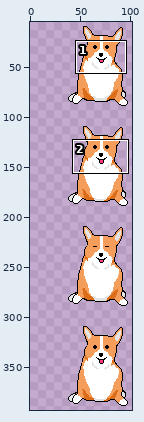
Two states of a sprite sheet, sprites/corgi_sit.png. Above, an overview of the earlier version with the close-up marked.
Close-up. First the earlier version:
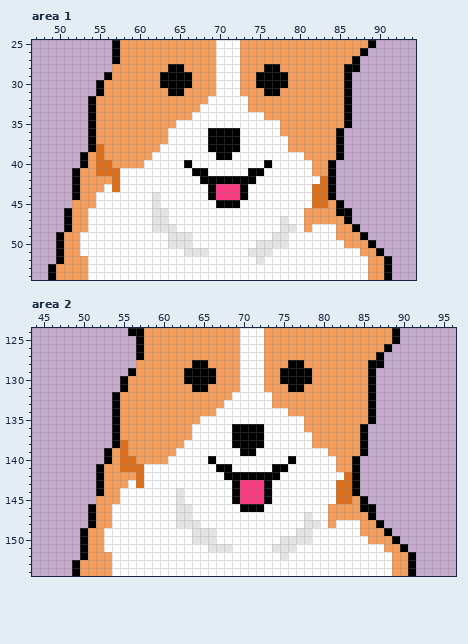
The file is 140x400 pixels. Shown: area 1: x 47..94, y 25..54; area 2: x 44..96, y 124..154. The wide view leaves out empty margins. The commit also changed other parts of the picture, which this record leaves out.
Once edited:
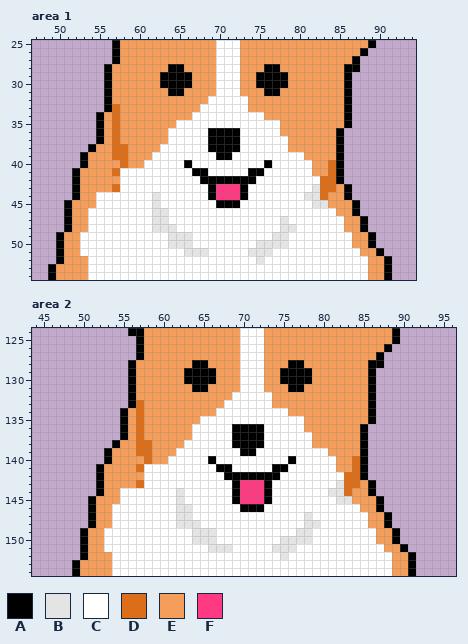
Palette (. is transparent): A #000000  B #e4e4e4  C #ffffff  D #dc6e1a  E #f59e5b  F #ff3982
Difference:
--- area 1
@@ x 47..94 @@
 27 ..........AEEEEEEEEEEEECCCEEEEEEEEEEEEEEA.......
-28 ..........EEEEEEEAAEEEECCCEEEAAEEEEEEEEAA.......
+28 .........AEEEEEEEAAEEEECCCEEEAAEEEEEEEEAA.......
 29 .........AEEEEEEAAAAEEECCCEEAAAAEEEEEEEA........
-30 ........AEEEEEEEAAAAEEECCCEEAAAAEEEEEEEA........
-31 ........AEEEEEEEEAAEEEECCCEEEAAEEEEEEEEA........
-32 .......AEEEEEEEEEEEEEECCCCCEEEEEEEEEEEEA........
-33 .......AEEEEEEEEEEEEECCCCCCEEEEEEEEEEEEA........
-34 .......AEEEEEEEEEEEECCCCCCCCCEEEEEEEEEEA........
-35 .......AEEEEEEEEEECCCCCCCCCCCCCEEEEEEEEA........
-36 .......AEEEEEEEEECCCCCAAAACCCCCEEEEEEEA.........
-37 .......AEEEEEEEEECCCCCAAAACCCCCCEEEEEEA.........
-38 .......ADEEEEEEECCCCCCAAAACCCCCCEEEEEEA.........
-39 ......AEDEEEEEECCCCCCCCAACCCCCCCCCEEEEA.........
-40 ......AEDDEEEECCCCCACCCCCCCCCACCCCCEEA..........
-41 .....AEEDDDCCCCCCCCCAACCCCCAACCCCCCEEA..........
-42 .....AEEEEDCCCCCCCCCCAAAAAAACCCCCCCCDA..........
-43 .....AEEECDCCCCCCCCCCCAFFFACCCCCCCCDDA..........
-44 .....AEECCCCCCCBCCCCCCAFFFACCCCCCCCDDA..........
-45 .....EEECCCCCCCBCCCCCCCAAACCCCCCCCCDDEA.........
-46 ....AEECCCCCCCCBBCCCCCCCCCCCCCCCCCEEEEAA........
-47 ....AEECCCCCCCCBBCCCCCCCCCCCCCCBCCEEEEEA........
-48 ....AEECCCCCCCCBBBCCCCCCCCCCCCCBBCECCCEEA.......
-49 ...AEECCCCCCCCCCCBBBCCCCCCCCCCBBCCCCCCEEEA......
-50 ...AEECCCCCCCCCCCBBBCCCCCCCCBBBBCCCCCCCEEEA.....
+30 .........AEEEEEEAAAAEEECCCEEAAAAEEEEEEEA........
+31 .........AEEEEEEEAAEEEECCCEEEAAEEEEEEEEA........
+32 .........AEEEEEEEEEEEECCCCCEEEEEEEEEEEEA........
+33 .........ADEEEEEEEEEECCCCCCEEEEEEEEEEEEA........
+34 ........AEDEEEEEEEEECCCCCCCCCEEEEEEEEEEA........
+35 ........AEDEEEEEEECCCCCCCCCCCCCEEEEEEEEA........
+36 ........AEDEEEEEECCCCCAAAACCCCCEEEEEEEA.........
+37 ........AEDEEEEEECCCCCAAAACCCCCCEEEEEEA.........
+38 .......AEEDDEEEECCCCCCAAAACCCCCCEEEEEEA.........
+39 ......AEEEDDEEECCCCCCCCAACCCCCCCCCEEEEA.........
+40 ......AEEEEDEECCCCCACCCCCCCCCACCCCCEEDA.........
+41 .....AEEEEDCCCCCCCCCAACCCCCAACCCCCCEEDA.........
+42 .....AEEEEECCCCCCCCCCAAAAAAACCCCCCCCDDA.........
+43 .....AEEEEDCCCCCCCCCCCAFFFACCCCCCCCBDDEA........
+44 .....AEECCCCCCCBCCCCCCAFFFACCCCCCCBBDEEA........
+45 ....AEEECCCCCCCBCCCCCCCAAACCCCCCCCCBBEEEA.......
+46 ....AEECCCCCCCCBBCCCCCCCCCCCCCCCCCCCCCEEA.......
+47 ....AEECCCCCCCCBBCCCCCCCCCCCCCCBCCCCCCCEEA......
+48 ....AEECCCCCCCCBBBCCCCCCCCCCCCCBBCCCCCCEEA......
+49 ...AEECCCCCCCCCCCBBBCCCCCCCCCCBBCCCCCCCCEEA.....
+50 ...AEECCCCCCCCCCCBBBCCCCCCCCBBBBCCCCCCCCEEA.....
 51 ...AEECCCCCCCCCCCCCBBBCCCCCBBBCCCCCCCCCCCEEA....
--- area 2
@@ x 44..96 @@
 127 .............AEEEEEEEEEEEECCCEEEEEEEEEEEEEEA.........
-128 .............EEEEEEEAAEEEECCCEEEAAEEEEEEEEAA.........
+128 ............AEEEEEEEAAEEEECCCEEEAAEEEEEEEEAA.........
 129 ............AEEEEEEAAAAEEECCCEEAAAAEEEEEEEA..........
-130 ...........AEEEEEEEAAAAEEECCCEEAAAAEEEEEEEA..........
-131 ...........AEEEEEEEEAAEEEECCCEEEAAEEEEEEEEA..........
-132 ..........AEEEEEEEEEEEEEECCCCCEEEEEEEEEEEEA..........
-133 ..........AEEEEEEEEEEEEECCCCCCEEEEEEEEEEEEA..........
-134 ..........AEEEEEEEEEEEECCCCCCCCCEEEEEEEEEEA..........
-135 ..........AEEEEEEEEEECCCCCCCCCCCCCEEEEEEEEA..........
-136 ..........AEEEEEEEEECCCCCAAAACCCCCEEEEEEEA...........
-137 ..........AEEEEEEEEECCCCCAAAACCCCCCEEEEEEA...........
-138 ..........ADEEEEEEECCCCCCAAAACCCCCCEEEEEEA...........
-139 .........AEDEEEEEECCCCCCCCAACCCCCCCCCEEEEA...........
-140 .........AEDDEEEECCCCCACCCCCCCCCACCCCCEEA............
-141 ........AEEDDDCCCCCCCCCAACCCCCAACCCCCCEEA............
-142 ........AEEEEDCCCCCCCCCCAAAAAAACCCCCCCCDA............
-143 ........AEEECDCCCCCCCCCCCAFFFACCCCCCCCDDA............
-144 ........AEECCCCCCCBCCCCCCAFFFACCCCCCCCDDA............
-145 ........EEECCCCCCCBCCCCCCAFFFACCCCCCCCDDEA...........
-146 .......AEECCCCCCCCBBCCCCCCAAACCCCCCCCEEEEAA..........
-147 .......AEECCCCCCCCBBCCCCCCCCCCCCCCBCCEEEEEA..........
-148 .......AEECCCCCCCCBBBCCCCCCCCCCCCCBBCECCCEEA.........
-149 ......AEECCCCCCCCCCCBBBCCCCCCCCCCBBCCCCCCEEEA........
-150 ......AEECCCCCCCCCCCBBBCCCCCCCCBBBBCCCCCCCEEEA.......
+130 ............AEEEEEEAAAAEEECCCEEAAAAEEEEEEEA..........
+131 ............AEEEEEEEAAEEEECCCEEEAAEEEEEEEEA..........
+132 ............AEEEEEEEEEEEECCCCCEEEEEEEEEEEEA..........
+133 ............ADEEEEEEEEEECCCCCCEEEEEEEEEEEEA..........
+134 ...........AEDEEEEEEEEECCCCCCCCCEEEEEEEEEEA..........
+135 ...........AEDEEEEEEECCCCCCCCCCCCCEEEEEEEEA..........
+136 ...........AEDEEEEEECCCCCAAAACCCCCEEEEEEEA...........
+137 ...........AEDEEEEEECCCCCAAAACCCCCCEEEEEEA...........
+138 ..........AEEDDEEEECCCCCCAAAACCCCCCEEEEEEA...........
+139 .........AEEEDDEEECCCCCCCCAACCCCCCCCCEEEEA...........
+140 .........AEEEEDEECCCCCACCCCCCCCCACCCCCEEDA...........
+141 ........AEEEEDCCCCCCCCCAACCCCCAACCCCCCEEDA...........
+142 ........AEEEEECCCCCCCCCCAAAAAAACCCCCCCCDDA...........
+143 ........AEEEEDCCCCCCCCCCCAFFFACCCCCCCCBDDEA..........
+144 ........AEECCCCCCCBCCCCCCAFFFACCCCCCCBBDEEA..........
+145 .......AEEECCCCCCCBCCCCCCAFFFACCCCCCCCBBEEEA.........
+146 .......AEECCCCCCCCBBCCCCCCAAACCCCCCCCCCCCEEA.........
+147 .......AEECCCCCCCCBBCCCCCCCCCCCCCCBCCCCCCCEEA........
+148 .......AEECCCCCCCCBBBCCCCCCCCCCCCCBBCCCCCCEEA........
+149 ......AEECCCCCCCCCCCBBBCCCCCCCCCCBBCCCCCCCCEEA.......
+150 ......AEECCCCCCCCCCCBBBCCCCCCCCBBBBCCCCCCCCEEA.......
 151 ......AEECCCCCCCCCCCCCBBBCCCCCBBBCCCCCCCCCCCEEA......
Boxes around the changes in both close-ups, in picture pixels (x1, y1, x2, y2):
changed: (64, 64, 128, 208)
changed: (304, 160, 376, 248)
changed: (112, 360, 152, 488)
changed: (328, 456, 400, 544)
added: (88, 496, 96, 504)
